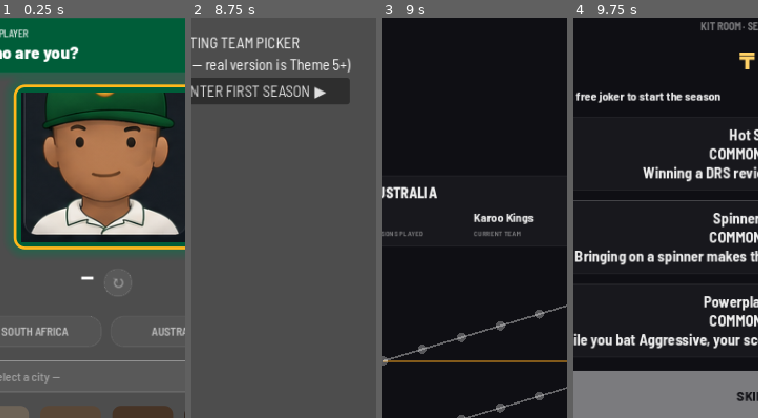
Above: before the commit, frames 1-4 (left to right).
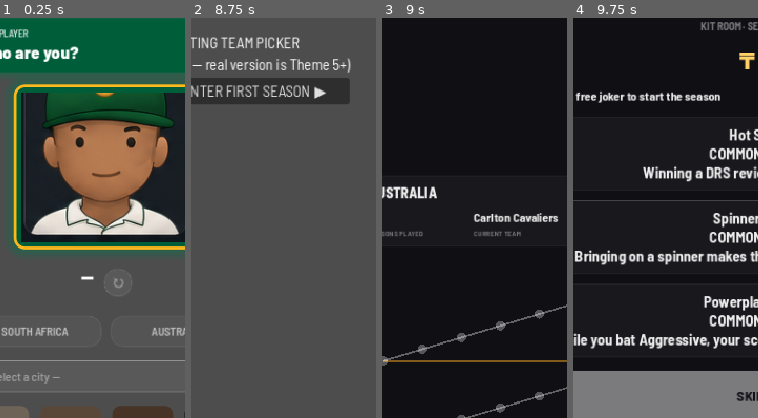
Above: after the commit, the same moments.

Repository: nico101rsa/cricket-v3
Game: Godot game, scene res://scenes/main.tscn
Two runs of this game, one before a commit and one after it. Both use one fixed random seed, a clock stepped at 60 frames per second and the inputs below.
Inputs (mouse positions are % of the whole screen's width and height, from its top left):
- Up to frame 1 (0.25 s): no input
- Up to frame 2 (8.75 s): click "SOUTH AFRICA" at 0.5 s; click "AUSTRALIA" at 1.25 s; click "— Select a city —" at 2 s; click (12, 55) at 2.77 s; click "Melbourne" at 3.5 s; click "Fitzroy Foxes ★½" at 4.25 s; click "St Kilda Seagulls ★★" at 5 s; click "Carlton Cavaliers ★★½" at 5.75 s; click (12, 64) at 6.52 s; click "Next — Build your game →" at 7.25 s; click "Begin Career" at 8 s
- Up to frame 3 (9 s): click "ENTER FIRST SEASON ▶" at 8.75 s
- Up to frame 4 (9.75 s): click "START SEASON — CLUB · FLAT & …" at 9.5 s
The pictures show only the part of the screen within x 13-63%, y 2-52%; the shares and areas given below are measured in that part.

Frames 1-2 are identical in both runs. In frame 3, 0.6% of the frame differs, in the area x 49-96%, y 48-52%; in frame 4, nothing differs.

Commit message:
feat: T11 task 5 -- career wiring + identity renders + design request
Co-Authored-By: Claude Fable 5 <noreply@anthropic.com>

Diff:
--- a/scenes/main.gd
+++ b/scenes/main.gd
@@ -34,7 +34,7 @@
 func _push_career_grid() -> void:
 	var player := SaveManager.load_player()
 	var career: CareerState = SaveManager.load_career() if SaveManager.has_career() \
-		else CareerResolver.start_career(0)
+		else CareerResolver.start_career(player.club_slot, player.city)   # T11 DCC7
 	SaveManager.save_career(career)
 	var screen := CAREER_GRID.instantiate()
 	screen.start_season.connect(_push_hub)
--- a/tools/preview_player_creation_identity.gd
+++ b/tools/preview_player_creation_identity.gd
@@ -32,7 +32,7 @@
 	var d := PlayerCreationDraft.new()
 	var aus := OS.get_environment("CTRY") == "aus"
 	d.country = Country.Code.AUS if aus else Country.Code.SA
-	d.city = "Perth" if aus else "Cape Town"
+	d.city = "Perth" if aus else "Pretoria"   # T11: shows the YOUR CLUB tiles
 	d.appearance = Appearance.Bucket.MIXED if aus else Appearance.Bucket.WHITE
 	var n := NamePair.new()
 	if aus:
Binary file changed: docs/mockups/latest/player-creation-identity.png
Binary file changed: docs/mockups/player-creation-identity-built-aus-v1.png
Binary file changed: docs/mockups/player-creation-identity-built-v1.png
Not shown, added: docs/design-inbox/identity-club-pick-REQUEST.md
